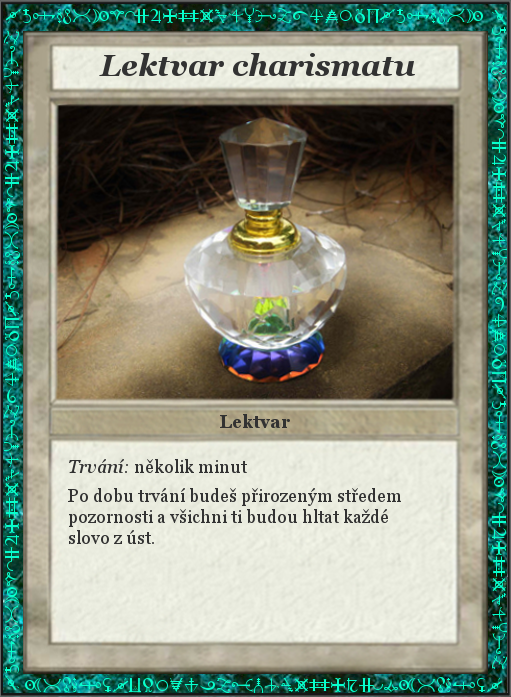
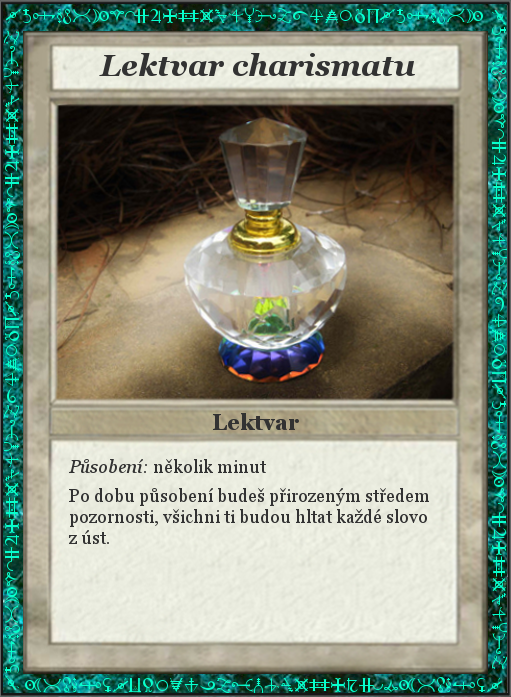
Layer changes from the first 511px x 697px image to the second:
painted on "Lektvar" over [213, 413, 299, 430]
renamed "Trvání: několik minut ..." to "Působení: několik minut ...", painted on it over [68, 459, 429, 544]
